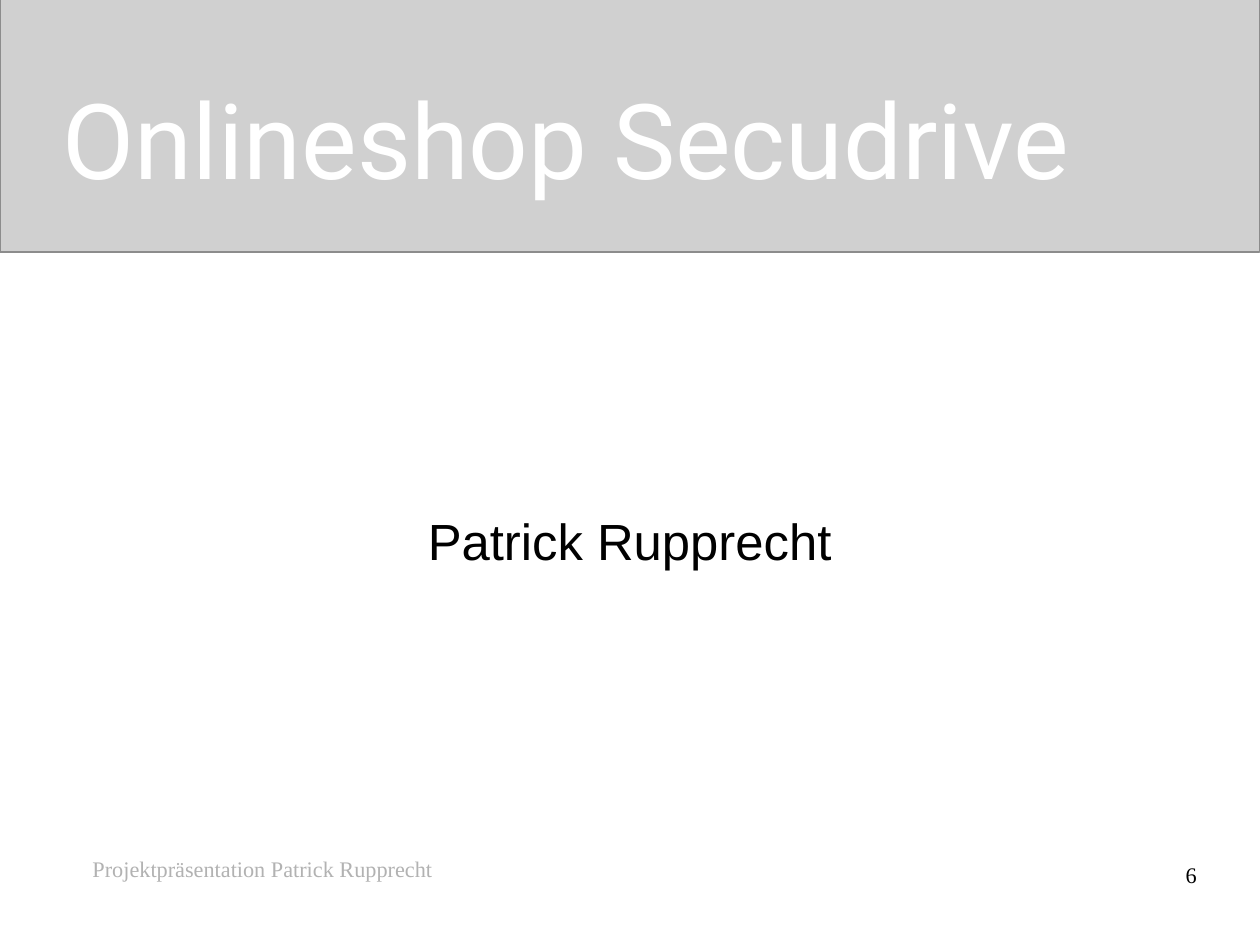
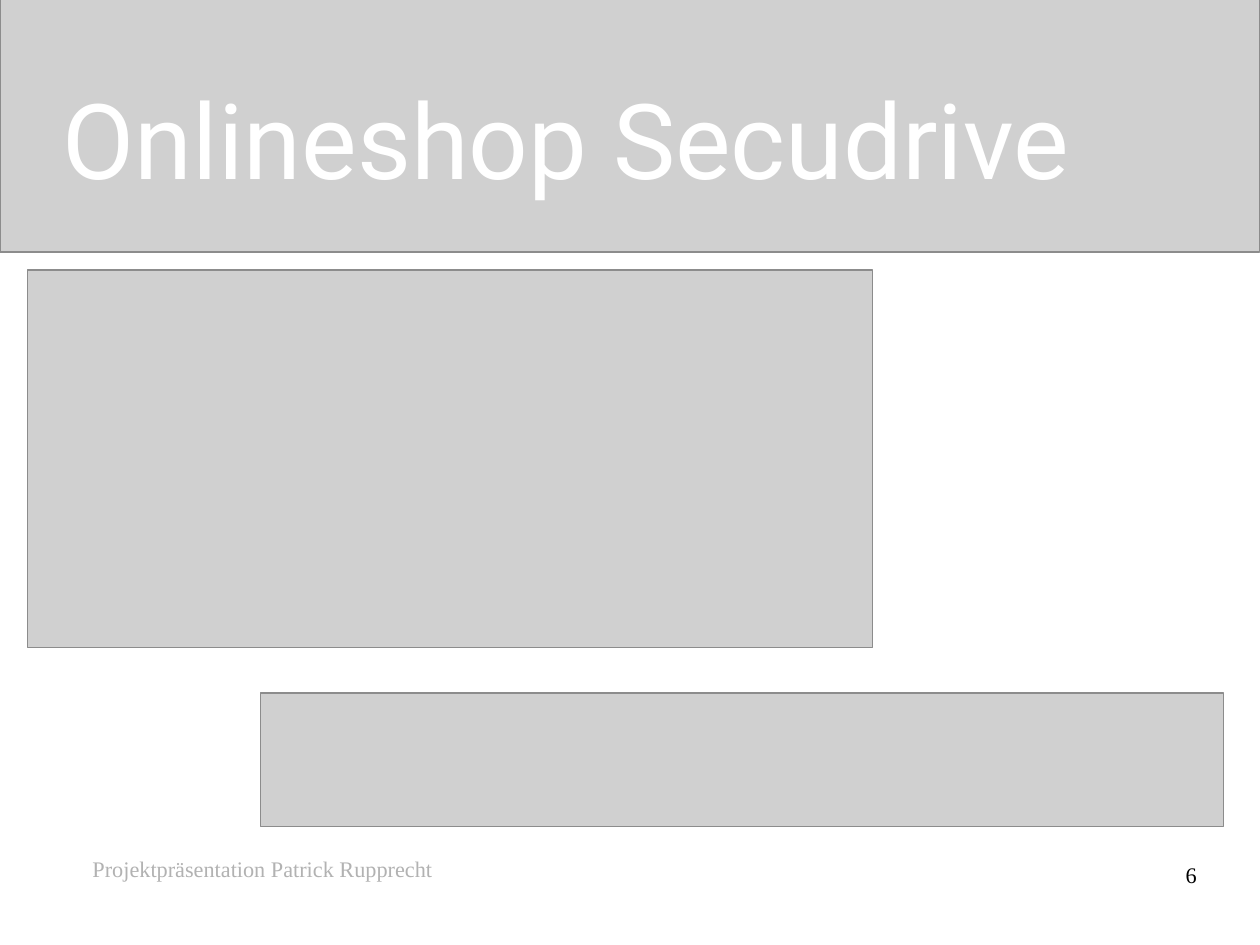
Before and after one commit to patrup/OnlineShop, a slide deck: slide 6 of OnlineShop/OnlineShop.odp. Drawn at 1260x945 pixels with LibreOffice and Linux fonts; fonts in the diff are those of the drawing; grey boxes stand for pictures. Boxes give left, top, right and bottom in pixels: in the first picture for what was removed or moved away, otherwise in the second. Text is boxed around its words. In the diff, an @@ line names an element or a change of style, - is before the commit and + after.

```diff
--- a/OnlineShop/OnlineShop.odp
+++ b/OnlineShop/OnlineShop.odp
@@ picture added at (27, 270, 874, 647) @@
@@ subtitle removed at (428, 523, 831, 571) @@
-Patrick Rupprecht
@@ picture added at (261, 693, 1225, 827) @@
```
Also in this commit, not shown: 3 other slides changed, 1 other file.
